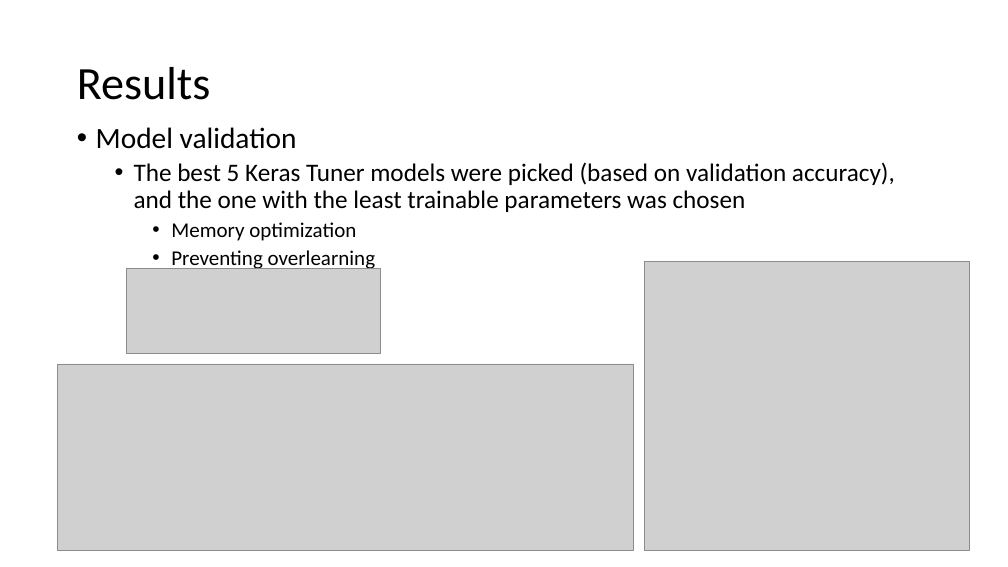
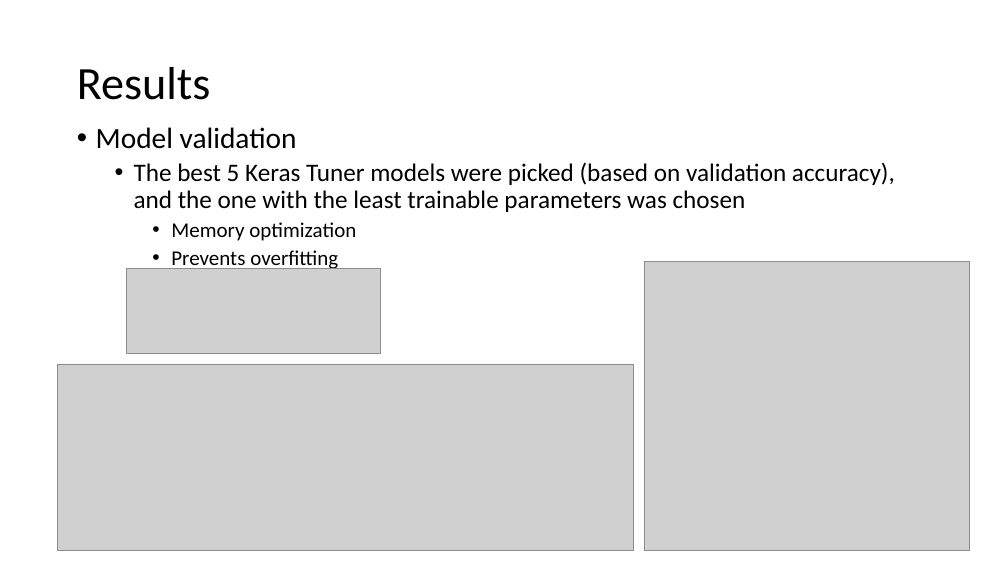
Before and after one commit to dmitrii-semenov/ML_project, a slide deck: slide 5 of Documentation/Presentation.pptx. Drawn at 1008x567 pixels with LibreOffice and Linux fonts; fonts in the diff are those of the drawing; grey boxes stand for pictures; background and template pictures are left out. Boxes give left, top, right and bottom in pixels: in the first picture for what was removed or moved away, otherwise in the second. Text is boxed around its words. In the diff, an @@ line names an element or a change of style, - is before the commit and + after.

Commit message:
Presentation corrected

```diff
--- a/Documentation/Presentation.pptx
+++ b/Documentation/Presentation.pptx
@@ text at (x1=171, y1=250, x2=338, y2=272): text changed @@
-    • Preventing overlearning
+    • Prevents overfitting
```
